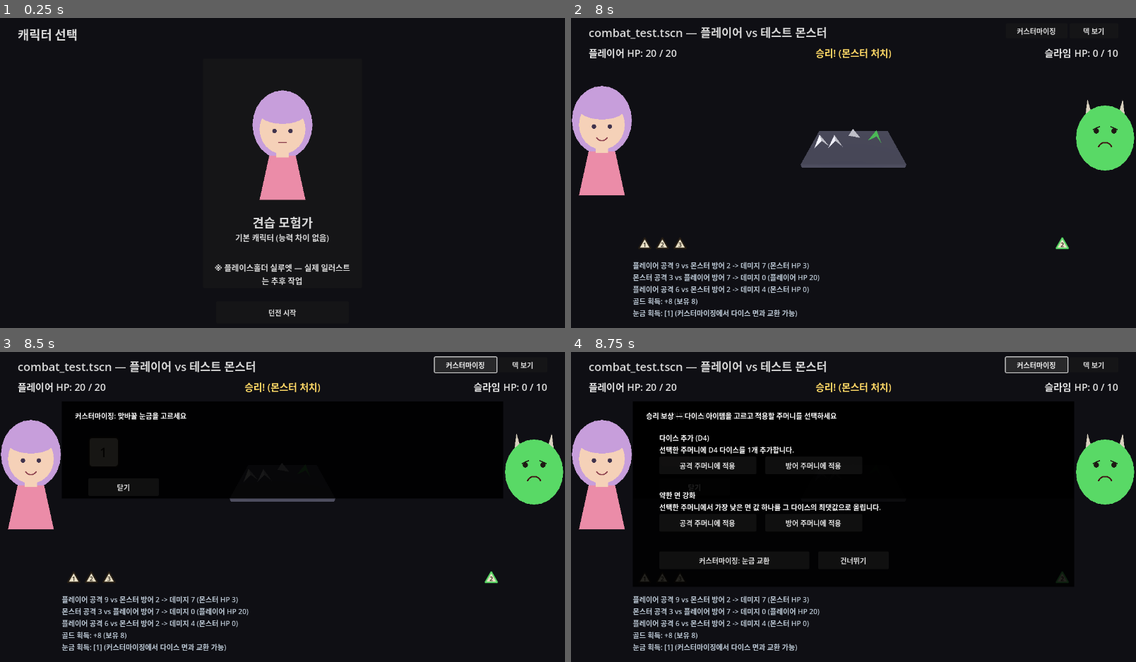
Above: before the commit, frames 1-4 (two rows, left to right).
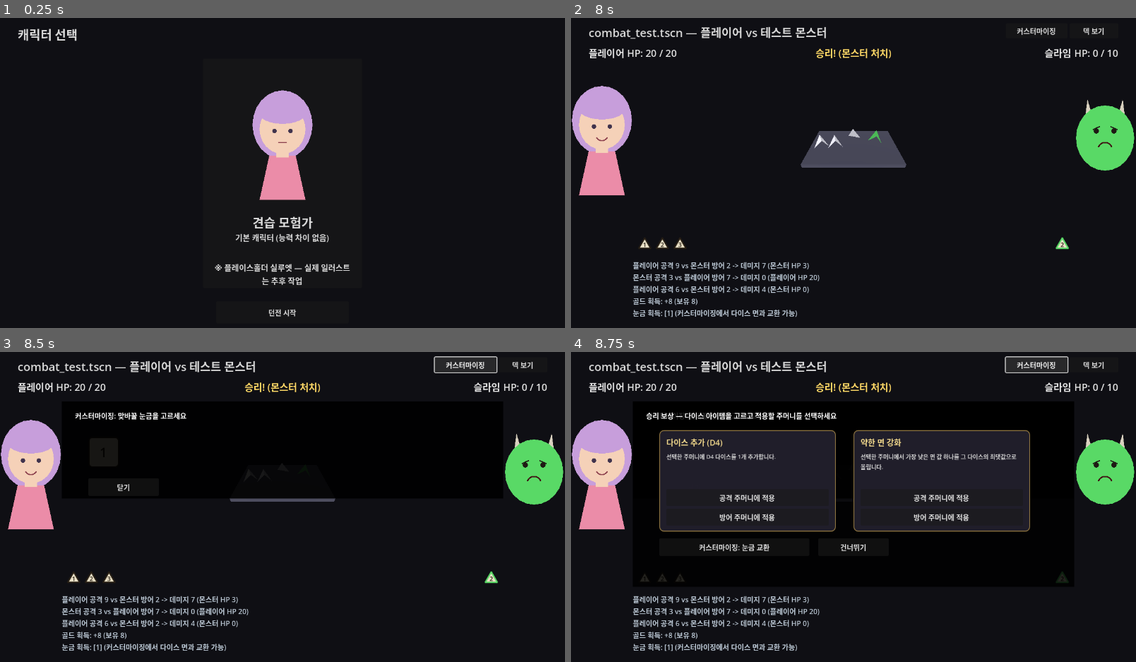
Above: after the commit, the same moments.

Repository: YGseok/ProjectD
Game: Godot game, scene res://code/scenes/character_select.tscn
Two runs of this game, one before a commit and one after it. Both use one fixed random seed, a clock stepped at 60 frames per second and the inputs below.
Inputs (mouse positions are in pixels of both pictures, inside the frame that each line leads up to):
- Up to frame 1 (0.25 s): no input
- Up to frame 2 (8 s): click "던전 시작" at 0.5 s; click "전투 방 입장 (1번째 방)" at 1.25 s; click "덱 보기" at 2 s; click "덱 닫기" at 2.75 s; click "덱 보기" at 3.5 s; click "덱 닫기" at 4.25 s; click "덱 보기" at 5 s; click "덱 닫기" at 5.75 s; move the mouse to (977, 157) at 6.52 s; click (977, 157) at 6.67 s; move the mouse to (740, 188) at 7.27 s; click (740, 188) at 7.42 s
- Up to frame 3 (8.5 s): click "커스터마이징" at 8 s
- Up to frame 4 (8.75 s): no input

Frames 1-3 are identical in both runs. In frame 4, 20% of the frame differs, in the area x 15-82%, y 25-69%.

Commit message:
feat: 승리 보상/상점/특수 이벤트 아이템 목록을 카드형 비주얼로 개선
INBOX.md "강화 카드를 선택한다"가 지금까지 텍스트 라벨+버튼 나열 형태로만
반영돼 있던 간극을 채움. code/scenes/item_card_style.gd(ItemCardStyle)를
새로 추가해 아이템을 금테 두른 카드 패널(제목/보조 문구/설명/버튼)로 보여주는
공용 헬퍼를 만들고, combat_test.gd/shop.gd/event.gd 세 화면의 중복된 목록
렌더링 코드를 이 헬퍼 호출로 교체함. 버튼 생성/연결 로직(대상 주머니 판정,
골드 차감 등)은 화면마다 기존 그대로 유지.

scripts/qa_shot.sh로 combat_test(승리 보상)/shop(기본+승급대상없음)/event
4개 스크린샷 확인, dice_test 회귀 스위트 전체 PASS 재확인.

Diff:
--- a/code/scenes/combat_test.gd
+++ b/code/scenes/combat_test.gd
@@ -461,41 +461,40 @@
 	next_button.hide()
 	_add_reward_frame("승리 보상 — 다이스 아이템을 고르고 적용할 주머니를 선택하세요")
 
-	var y := 190.0
-	for item in _reward_items:
-		var name_label := Label.new()
-		name_label.text = "%s\n%s" % [item["name"], item["description"]]
-		name_label.position = Vector2(200, y)
-		name_label.size = Vector2(880, 50)
-		name_label.autowrap_mode = TextServer.AUTOWRAP_WORD
-		add_child(name_label)
-		_reward_ui.append(name_label)
+	var card_width := 400.0
+	var card_height := 230.0
+	var card_y := 185.0
+	var card_x := [200.0, 640.0]
+	for i in _reward_items.size():
+		var item: Dictionary = _reward_items[i]
+		var built := ItemCardStyle.build_card(item)
+		var card: PanelContainer = built["card"]
+		card.position = Vector2(card_x[i], card_y)
+		card.size = Vector2(card_width, card_height)
+		add_child(card)
+		_reward_ui.append(card)
+
+		var button_row: VBoxContainer = built["button_row"]
 
 		var atk_applicable := DiceItemPool.is_applicable(item, RunState.player_attack_bag)
 		var atk_btn := Button.new()
 		atk_btn.text = "공격 주머니에 적용" if atk_applicable else "승급 대상 없음"
 		atk_btn.disabled = not atk_applicable
-		atk_btn.position = Vector2(200, y + 55)
-		atk_btn.size = Vector2(220, 40)
+		atk_btn.custom_minimum_size = Vector2(0, 38)
 		atk_btn.pressed.connect(_on_reward_chosen.bind(item, "attack"))
-		add_child(atk_btn)
-		_reward_ui.append(atk_btn)
+		button_row.add_child(atk_btn)
 
 		var def_applicable := DiceItemPool.is_applicable(item, RunState.player_defense_bag)
 		var def_btn := Button.new()
 		def_btn.text = "방어 주머니에 적용" if def_applicable else "승급 대상 없음"
 		def_btn.disabled = not def_applicable
-		def_btn.position = Vector2(440, y + 55)
-		def_btn.size = Vector2(220, 40)
+		def_btn.custom_minimum_size = Vector2(0, 38)
 		def_btn.pressed.connect(_on_reward_chosen.bind(item, "defense"))
-		add_child(def_btn)
-		_reward_ui.append(def_btn)
-
-		y += 130.0
+		button_row.add_child(def_btn)
 
 	var custom_btn := Button.new()
 	custom_btn.text = "커스터마이징: 눈금 교환"
-	custom_btn.position = Vector2(200, y + 10)
+	custom_btn.position = Vector2(200, card_y + card_height + 15)
 	custom_btn.size = Vector2(340, 40)
 	custom_btn.pressed.connect(_open_customize_from_reward)
 	add_child(custom_btn)
@@ -503,7 +502,7 @@
 
 	var skip_btn := Button.new()
 	skip_btn.text = "건너뛰기"
-	skip_btn.position = Vector2(560, y + 10)
+	skip_btn.position = Vector2(560, card_y + card_height + 15)
 	skip_btn.size = Vector2(160, 40)
 	skip_btn.pressed.connect(_on_reward_skipped)
 	add_child(skip_btn)
--- a/code/scenes/event.gd
+++ b/code/scenes/event.gd
@@ -28,37 +28,35 @@
 		node.queue_free()
 	_row_ui.clear()
 
-	var y := 0.0
-	for item in _offered:
-		var name_label := Label.new()
-		name_label.text = "%s\n%s" % [item["name"], item["description"]]
-		name_label.position = Vector2(0, y)
-		name_label.size = Vector2(680, 50)
-		name_label.autowrap_mode = TextServer.AUTOWRAP_WORD
-		items_root.add_child(name_label)
-		_row_ui.append(name_label)
+	var card_width := 320.0
+	var card_height := 230.0
+	var card_x := [0.0, 360.0]
+	for i in _offered.size():
+		var item: Dictionary = _offered[i]
+		var built := ItemCardStyle.build_card(item)
+		var card: PanelContainer = built["card"]
+		card.position = Vector2(card_x[i], 0.0)
+		card.size = Vector2(card_width, card_height)
+		items_root.add_child(card)
+		_row_ui.append(card)
+
+		var button_row: VBoxContainer = built["button_row"]
 
 		var atk_applicable := DiceItemPool.is_applicable(item, RunState.player_attack_bag)
 		var atk_btn := Button.new()
 		atk_btn.text = "공격 주머니에 적용" if atk_applicable else "승급 대상 없음"
 		atk_btn.disabled = not atk_applicable
-		atk_btn.position = Vector2(0, y + 55)
-		atk_btn.size = Vector2(220, 40)
+		atk_btn.custom_minimum_size = Vector2(0, 38)
 		atk_btn.pressed.connect(_on_pick_pressed.bind(item, "attack"))
-		items_root.add_child(atk_btn)
-		_row_ui.append(atk_btn)
+		button_row.add_child(atk_btn)
 
 		var def_applicable := DiceItemPool.is_applicable(item, RunState.player_defense_bag)
 		var def_btn := Button.new()
 		def_btn.text = "방어 주머니에 적용" if def_applicable else "승급 대상 없음"
 		def_btn.disabled = not def_applicable
-		def_btn.position = Vector2(240, y + 55)
-		def_btn.size = Vector2(220, 40)
+		def_btn.custom_minimum_size = Vector2(0, 38)
 		def_btn.pressed.connect(_on_pick_pressed.bind(item, "defense"))
-		items_root.add_child(def_btn)
-		_row_ui.append(def_btn)
-
-		y += 130.0
+		button_row.add_child(def_btn)
 
 
 func _on_pick_pressed(item: Dictionary, target: String) -> void:
--- /dev/null
+++ b/code/scenes/item_card_style.gd
@@ -0,0 +1,75 @@
+class_name ItemCardStyle
+extends RefCounted
+## 다이스 개조 아이템(DiceItemPool/EventItemPool이 쓰는 공통 딕셔너리 형식: name/
+## description/kind/...) 하나를 "카드"처럼 보여주는 공용 카드 패널.
+##
+## INBOX.md 피드백(2026-09-01) "전투 이후, 강화 카드를 선택한다"가 지금까지
+## 이름+설명 라벨과 버튼이 화면에 그냥 나열되는 목록 형태로만 구현되어 있었다
+## (STATUS.md 다음 할 일 큐에 "시각적으로 카드처럼 보이지 않는다"는 간극으로 남아있던
+## 부분). 전투 승리 보상(combat_test.gd)/상점(shop.gd)/특수 이벤트(event.gd) 세 화면이
+## 전부 같은 아이템 딕셔너리 형식을 보여주므로, 카드 틀(제목/설명/가격 등 보조 문구/
+## 버튼을 담을 영역)을 여기 한 곳에 모아 공유한다. 실제 버튼 생성·연결은 각 화면이
+## 기존처럼 담당하고(적용 대상 주머니·골드 소모 등 화면마다 다른 로직이라), 이 헬퍼는
+## 그 버튼들을 넣을 카드 틀만 만들어 반환한다.
+
+const CARD_BG := Color(0.13, 0.12, 0.17, 0.97)
+const CARD_BORDER := Color(0.55, 0.45, 0.25)
+const TITLE_COLOR := Color(0.95, 0.85, 0.55)
+const DESC_COLOR := Color(0.82, 0.82, 0.82)
+const EXTRA_COLOR := Color(1.0, 0.85, 0.35)
+
+
+## item: DiceItemPool/EventItemPool 아이템 딕셔너리 (최소 "name"/"description" 필요).
+## extra_label_text: 제목 밑에 작게 덧붙일 보조 문구(예: 상점의 "20 골드"). 빈 문자열이면
+## 생략.
+## 반환값의 "card"를 add_child()로 씬에 붙이고 position/size를 지정한 뒤,
+## "button_row"에 버튼을 add_child()로 추가하면 카드 안에 세로로 쌓인다(VBoxContainer라
+## 폭은 카드에 맞춰 자동으로 늘어남, 버튼 높이는 각자 custom_minimum_size로 지정할 것).
+static func build_card(item: Dictionary, extra_label_text: String = "") -> Dictionary:
+	var card := PanelContainer.new()
+	var style := StyleBoxFlat.new()
+	style.bg_color = CARD_BG
+	style.border_color = CARD_BORDER
+	style.set_border_width_all(2)
+	style.set_corner_radius_all(10)
+	style.content_margin_left = 16
+	style.content_margin_right = 16
+	style.content_margin_top = 14
+	style.content_margin_bottom = 14
+	card.add_theme_stylebox_override("panel", style)
+
+	var vbox := VBoxContainer.new()
+	vbox.add_theme_constant_override("separation", 8)
+	card.add_child(vbox)
+
+	var title := Label.new()
+	title.text = item["name"]
+	title.add_theme_font_size_override("font_size", 18)
+	title.add_theme_color_override("font_color", TITLE_COLOR)
+	title.autowrap_mode = TextServer.AUTOWRAP_WORD
+	vbox.add_child(title)
+
+	if extra_label_text != "":
+		var extra := Label.new()
+		extra.text = extra_label_text
+		extra.add_theme_font_size_override("font_size", 14)
+		extra.add_theme_color_override("font_color", EXTRA_COLOR)
+		vbox.add_child(extra)
+
+	var desc := Label.new()
+	desc.text = item["description"]
+	desc.add_theme_font_size_override("font_size", 13)
+	desc.add_theme_color_override("font_color", DESC_COLOR)
+	desc.autowrap_mode = TextServer.AUTOWRAP_WORD
+	desc.custom_minimum_size = Vector2(0, 54)
+	vbox.add_child(desc)
+
+	var spacer := Control.new()
+	spacer.size_flags_vertical = Control.SIZE_EXPAND_FILL
+	vbox.add_child(spacer)
+
+	var button_row := VBoxContainer.new()
+	button_row.add_theme_constant_override("separation", 6)
+	vbox.add_child(button_row)
+
+	return {"card": card, "vbox": vbox, "button_row": button_row}
--- a/code/scenes/shop.gd
+++ b/code/scenes/shop.gd
@@ -38,40 +38,39 @@
 
 	gold_label.text = "보유 골드: %d" % RunState.gold
 
-	var y := 0.0
-	for item in DiceItemPool.ITEMS:
+	var card_width := 320.0
+	var card_height := 230.0
+	var card_gap_y := 20.0
+	var card_x := [0.0, 360.0]
+	for i in DiceItemPool.ITEMS.size():
+		var item: Dictionary = DiceItemPool.ITEMS[i]
 		var cost: int = ITEM_COSTS.get(item["kind"], 15)
 		var afford := RunState.gold >= cost
 
-		var name_label := Label.new()
-		name_label.text = "%s (%d 골드)\n%s" % [item["name"], cost, item["description"]]
-		name_label.position = Vector2(0, y)
-		name_label.size = Vector2(680, 50)
-		name_label.autowrap_mode = TextServer.AUTOWRAP_WORD
-		items_root.add_child(name_label)
-		_row_ui.append(name_label)
+		var built := ItemCardStyle.build_card(item, "%d 골드" % cost)
+		var card: PanelContainer = built["card"]
+		card.position = Vector2(card_x[i % 2], floor(i / 2.0) * (card_height + card_gap_y))
+		card.size = Vector2(card_width, card_height)
+		items_root.add_child(card)
+		_row_ui.append(card)
+
+		var button_row: VBoxContainer = built["button_row"]
 
 		var atk_applicable := DiceItemPool.is_applicable(item, RunState.player_attack_bag)
 		var atk_btn := Button.new()
 		atk_btn.text = "공격 주머니에 구매" if (afford and atk_applicable) else ("골드 부족" if not afford else "승급 대상 없음")
 		atk_btn.disabled = not (afford and atk_applicable)
-		atk_btn.position = Vector2(0, y + 55)
-		atk_btn.size = Vector2(220, 40)
+		atk_btn.custom_minimum_size = Vector2(0, 38)
 		atk_btn.pressed.connect(_on_buy_pressed.bind(item, cost, "attack"))
-		items_root.add_child(atk_btn)
-		_row_ui.append(atk_btn)
+		button_row.add_child(atk_btn)
 
 		var def_applicable := DiceItemPool.is_applicable(item, RunState.player_defense_bag)
 		var def_btn := Button.new()
 		def_btn.text = "방어 주머니에 구매" if (afford and def_applicable) else ("골드 부족" if not afford else "승급 대상 없음")
 		def_btn.disabled = not (afford and def_applicable)
-		def_btn.position = Vector2(240, y + 55)
-		def_btn.size = Vector2(220, 40)
+		def_btn.custom_minimum_size = Vector2(0, 38)
 		def_btn.pressed.connect(_on_buy_pressed.bind(item, cost, "defense"))
-		items_root.add_child(def_btn)
-		_row_ui.append(def_btn)
-
-		y += 130.0
+		button_row.add_child(def_btn)
 
 
 func _on_buy_pressed(item: Dictionary, cost: int, target: String) -> void:
Not shown, added: code/scenes/item_card_style.gd.uid
Not shown, changed: docs/STATUS.md
